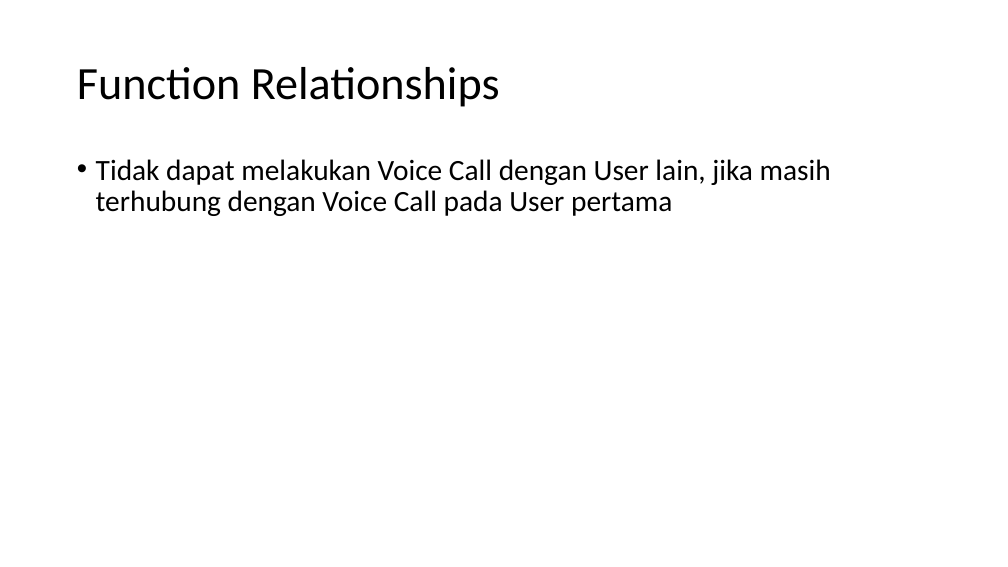
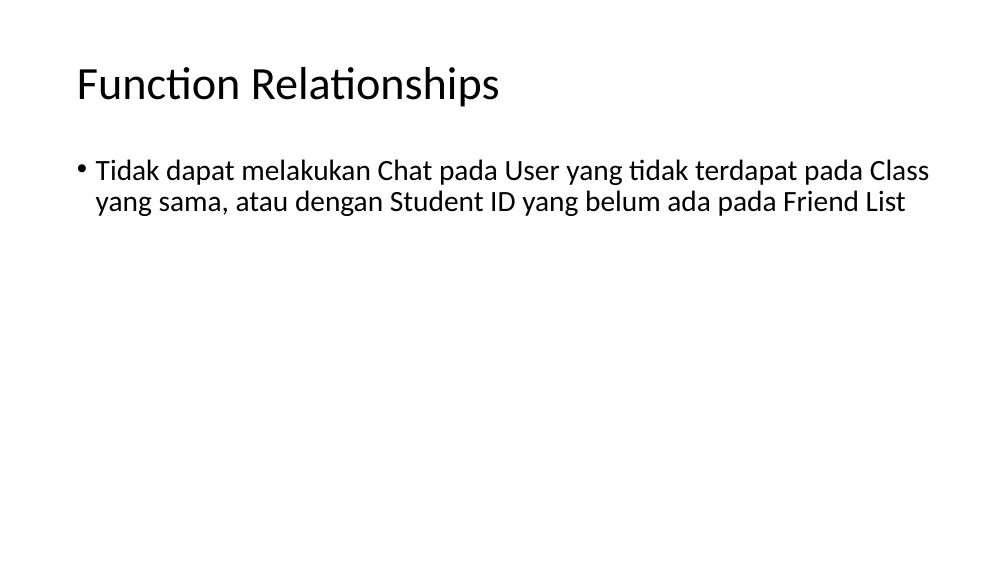
Before and after one commit to F4ckTheJ0b/HCI-2023, a slide deck: slide 9 of Aplikasi Binus Chatting.pptx. Drawn at 1008x567 pixels with LibreOffice and Linux fonts; fonts in the diff are those of the drawing. Boxes give left, top, right and bottom in pixels: in the first picture for what was removed or moved away, otherwise in the second. Text is boxed around its words. In the diff, an @@ line names an element or a change of style, - is before the commit and + after.

```diff
--- a/Aplikasi Binus Chatting.pptx
+++ b/Aplikasi Binus Chatting.pptx
@@ text at (x1=96, y1=159, x2=929, y2=216): text changed @@
-• Tidak dapat melakukan Voice Call dengan User lain, jika masih terhubung dengan Voice Call pada User pertama
+• Tidak dapat melakukan Chat pada User yang tidak terdapat pada Class yang sama, atau dengan Student ID yang belum ada pada Friend List
```
Also in this commit, not shown: 7 other slides changed, 2 slides added, 1 slide removed.
